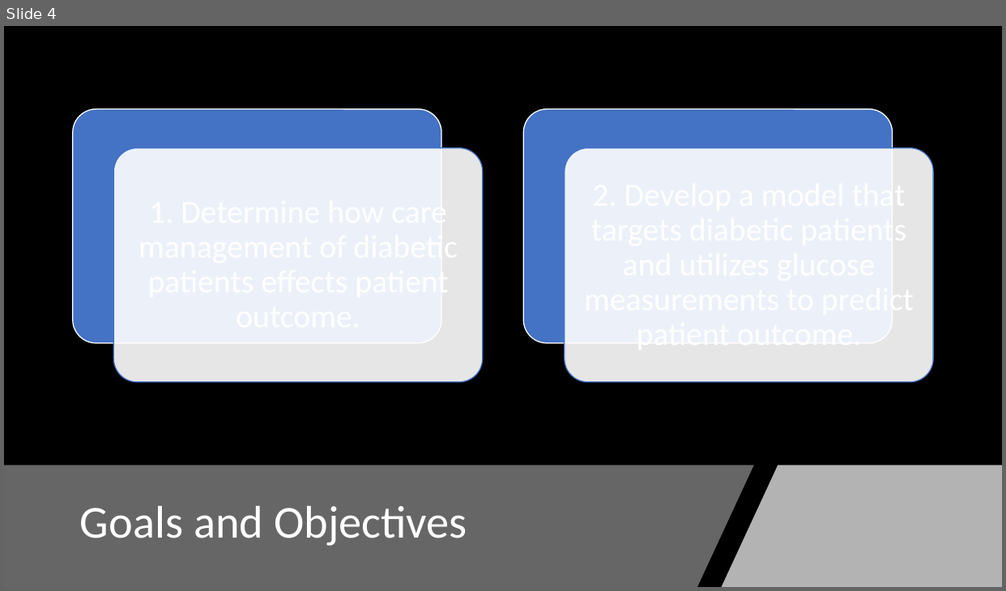
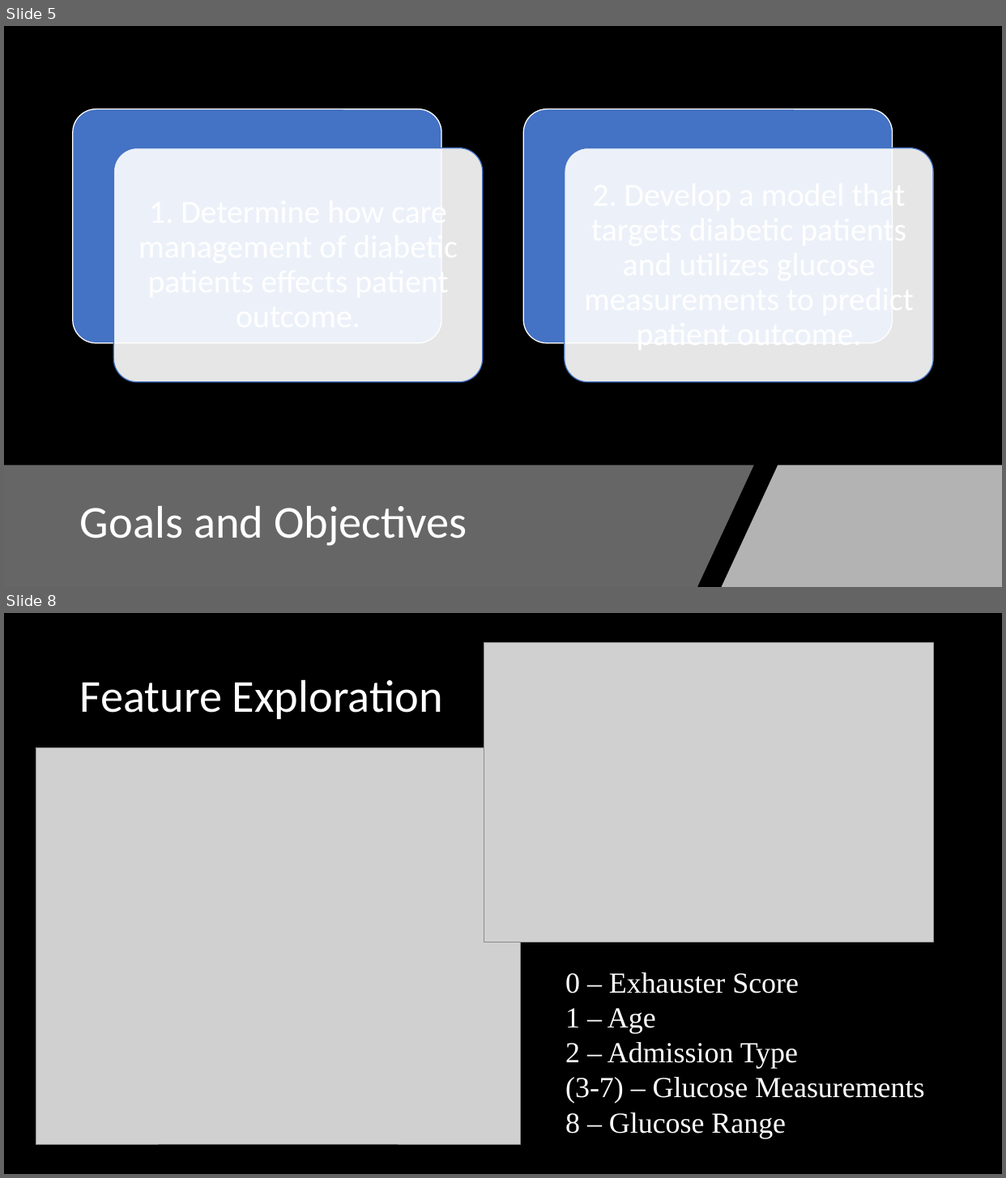
Before and after one commit to imw2/Diabetes-Diagnosis-Prediction, a slide deck: O. Week 3-4-2019/FinalPresentationWittler.pptx. Shown one above the other, each under a label of ours: slide 4 before the commit, slides 5 and 8 after it; the slides between them are not shown. The pictures are 1006x591 and 1006x1178 pixels, drawn with LibreOffice and Linux fonts; fonts in the diff are those of the drawing; grey boxes stand for pictures. Boxes give left, top, right and bottom in pixels: in the first picture for what was removed or moved away, otherwise in the second. Text is boxed around its words. In the diff, an @@ line names an element or a change of style, - is before the commit and + after.

```diff
--- a/O. Week 3-4-2019/FinalPresentationWittler.pptx
+++ b/O. Week 3-4-2019/FinalPresentationWittler.pptx
@@ slide 8 added at box(4, 613, 1002, 1174), background #000000 @@
@@ picture added at box(484, 643, 933, 943) @@
@@ title added at box(80, 679, 443, 719), 44 pt, text #FFFFFF @@
+Feature Exploration
@@ picture added at box(36, 747, 521, 1144) @@
@@ text added at box(565, 973, 924, 1139), 28 pt, text #FFFFFF @@
+0 – Exhauster Score
+1 – Age
+2 – Admission Type
+(3-7) – Glucose Measurements
+8 – Glucose Range
@@ what was slide 4 is now slide 5 @@
```
Also in this commit, not shown: 5 slides changed, 5 other slides added.
